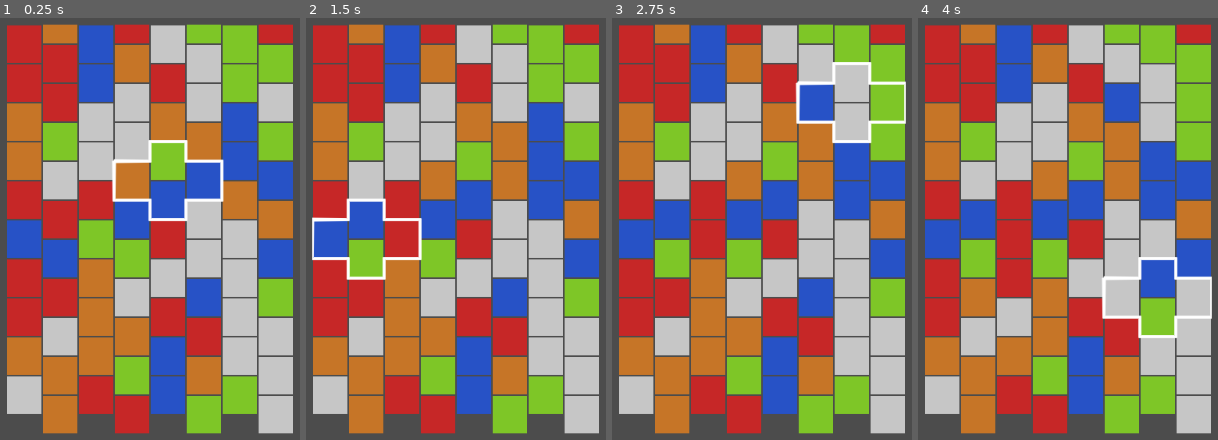
Above: before the commit, frames 1-4 (left to right).
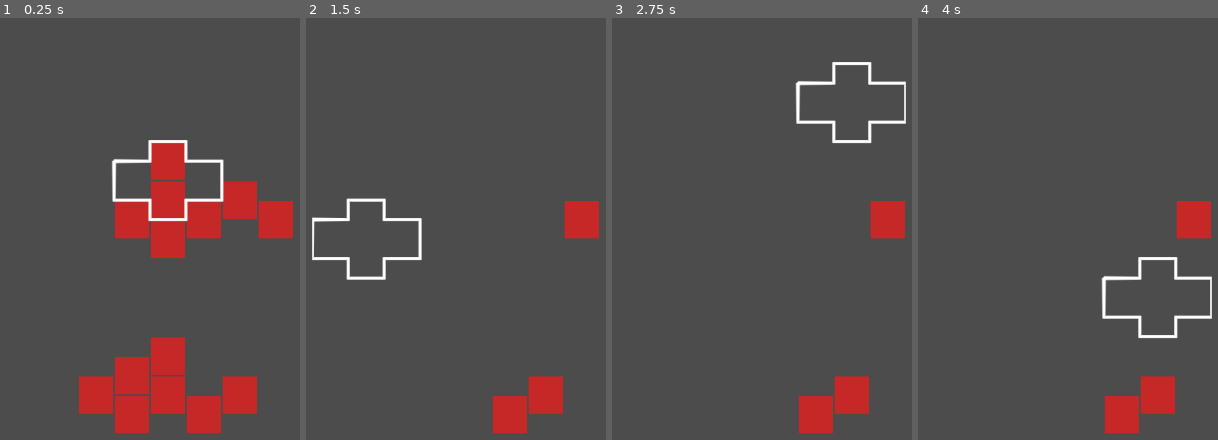
Above: after the commit, the same moments.

Repository: umxprime/puzzlebattles
Game: Godot game, scene res://Scenes/Main.tscn
The game is run twice, just before and just after one commit, with the same random seed, the same clock (stepped at 60 frames per second) and the same inputs.
Inputs (mouse positions are in pixels of both pictures, inside the frame that each line leads up to):
- Up to frame 1 (0.25 s): no input
- Up to frame 2 (1.5 s): tap Enter at 0.5 s; move the mouse to (outside the picture) at 0.52 s; click (outside the picture) at 0.67 s; tap Space at 0.77, 1.25 s; move the mouse to (outside the picture) at 1.27 s; click (outside the picture) at 1.42 s
- Up to frame 3 (2.75 s): tap Space at 1.52 s; tap Enter at 2 s; move the mouse to (843, 127) at 2.02 s; click (843, 127) at 2.17 s
- Up to frame 4 (4 s): tap Space at 2.75, 3.02, 3.77 s; move the mouse to (1029, 321) at 2.77 s; click (1029, 321) at 2.92 s; tap Enter at 3.5 s; move the mouse to (outside the picture) at 3.52 s; click (outside the picture) at 3.67 s

The runs differ from the first frame. In frame 1, 82% of the frame differs, in the area x 2-98%, y 1-99%; in frame 2, 85%; in frame 3, 85%; in frame 4, 85%.

Commit message:
Setup a level where combo evaluation fails

Diff:
--- a/Models/Enums.gd
+++ b/Models/Enums.gd
@@ -13,6 +13,11 @@
 	Y = 7
 }
 
+enum BlockInsertion {
+	Unknown,
+	Shuffle
+}
+
 enum Direction {
 	Up,
 	Down
--- a/Models/GridModel.gd
+++ b/Models/GridModel.gd
@@ -128,6 +128,8 @@
 #				" Pos:", blocks.down.position())
 			if !diamond.haveSameType():
 				continue
+			if diamond.blocks().up.type() < Enums.BlockType.A :
+				continue
 			var blocks = diamond.blocks().values()
 			blocksWillingToBreak += blocks
 			for block in blocks:
@@ -175,7 +177,11 @@
 	move(from, toPos)
 	move(to, fromPos)
 func breakSingle(block:BlockModel):
-	block.setType(BlockModel.shuffleType())
+	match _level.insertion :
+		Enums.BlockInsertion.Shuffle :
+			block.setType(BlockModel.shuffleType())
+		Enums.BlockInsertion.Unknown :
+			block.setType(Enums.BlockType.Unknown)
 	while blockRelativeTo(block, Enums.Direction.Up, _level.blocks) != null :
 		swap(block, blockRelativeTo(block, Enums.Direction.Up, _level.blocks))
 func breakDiamond():
--- a/Nodes/BlockNode.gd
+++ b/Nodes/BlockNode.gd
@@ -25,13 +25,14 @@
 	position = pos + _half
 
 func updateType(state):
+	_resetVisibility()
 	# keep ref to child node corresponding to type
 	_typeNode = _node(state)
+	if _typeNode == null : return
 	# set block size and margin
 	var mesh = _typeNode.mesh as QuadMesh
 	mesh.size = _bounds.size - Vector2(2, 2)
 	# make block visible
-	_resetVisibility()
 	setVisible(true)
 
 #func updatePosition(animate:bool=true):
--- a/Nodes/Root.gd
+++ b/Nodes/Root.gd
@@ -7,7 +7,7 @@
 var _level:Dictionary
 
 func _init():
-	_level = _createLevel()
+	_level = _createTestLevel()
 	_cursor = _createCursor(_level)
 	_grid = _createGrid(_cursor, _level)
 
@@ -28,7 +28,7 @@
 		level
 	)
 
-func _createLevel() -> Dictionary:
+func _createRandomLevel() -> Dictionary:
 	var dimensions = {
 		grid={rows=10, columns=8, buffer=10}
 	}
@@ -53,7 +53,51 @@
 	return {
 		dimensions = dimensions,
 		blocks = blocks,
-		appearance = appearance
+		appearance = appearance,
+		insertion = Enums.BlockInsertion.Shuffle
+	}
+
+func _createTestLevel() -> Dictionary:
+	var dimensions = {
+		grid={rows=10, columns=8, buffer=0}
+	}
+	var appearance = {
+		block = {width=46,height=50}
+	}
+	var level = [
+		[0, 0, 0, 0, 0, 0, 0, 0],
+		[0, 0, 0, 0, 0, 0, 0, 0],
+		[0, 0, 0, 0, 0, 0, 0, 0],
+		[0, 0, 0, 0, 2, 0, 0, 0],
+		[0, 0, 0, 2, 2, 2, 2, 2],
+		[0, 0, 0, 0, 2, 0, 0, 0],
+		[0, 0, 0, 0, 0, 0, 0, 0],
+		[0, 0, 0, 0, 0, 0, 0, 0],
+		[0, 0, 0, 2, 2, 0, 0, 0],
+		[0, 0, 2, 2, 2, 2, 2, 0],
+	]
+	dimensions.grid.rows = level.size()
+
+	var state
+	var model:BlockModel
+	var blocks = []
+	var block = preload("res://Scenes/Block.tscn")
+	for row in range(0, dimensions.grid.rows):
+		for column in range(0, dimensions.grid.columns):
+			state = {
+				position = {row = row, column = column},
+				dimensions = dimensions.duplicate(true),
+				appearance = appearance.duplicate(true),
+				node = block.instance(),
+				type = Enums.BlockType.Unknown + level[level.size() - row - 1][column]
+			}
+			model = BlockModel.new(state)
+			blocks.append(model)
+	return {
+		dimensions = dimensions,
+		blocks = blocks,
+		appearance = appearance,
+		insertion = Enums.BlockInsertion.Unknown
 	}
 
 func _clipGrid(level):
